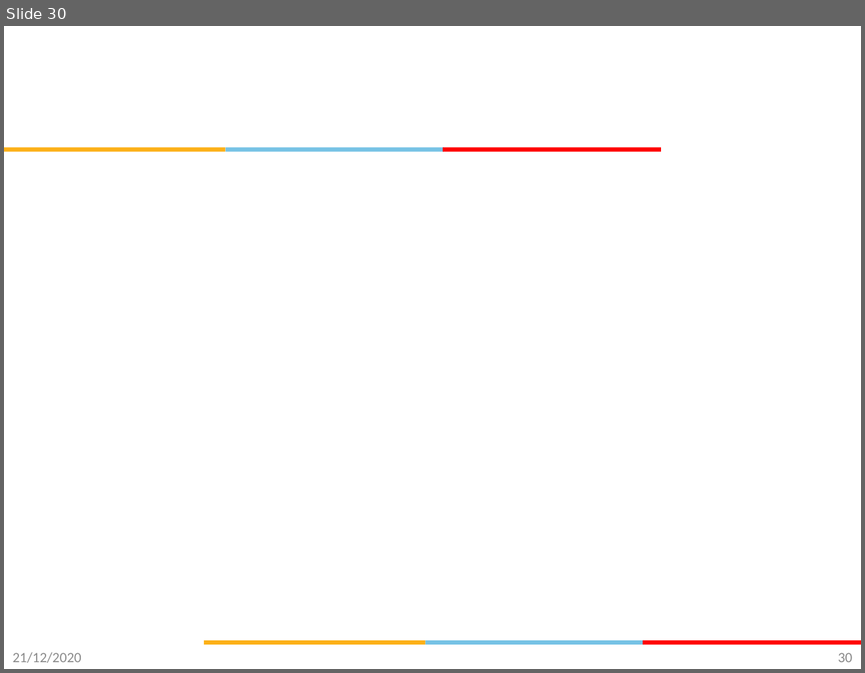
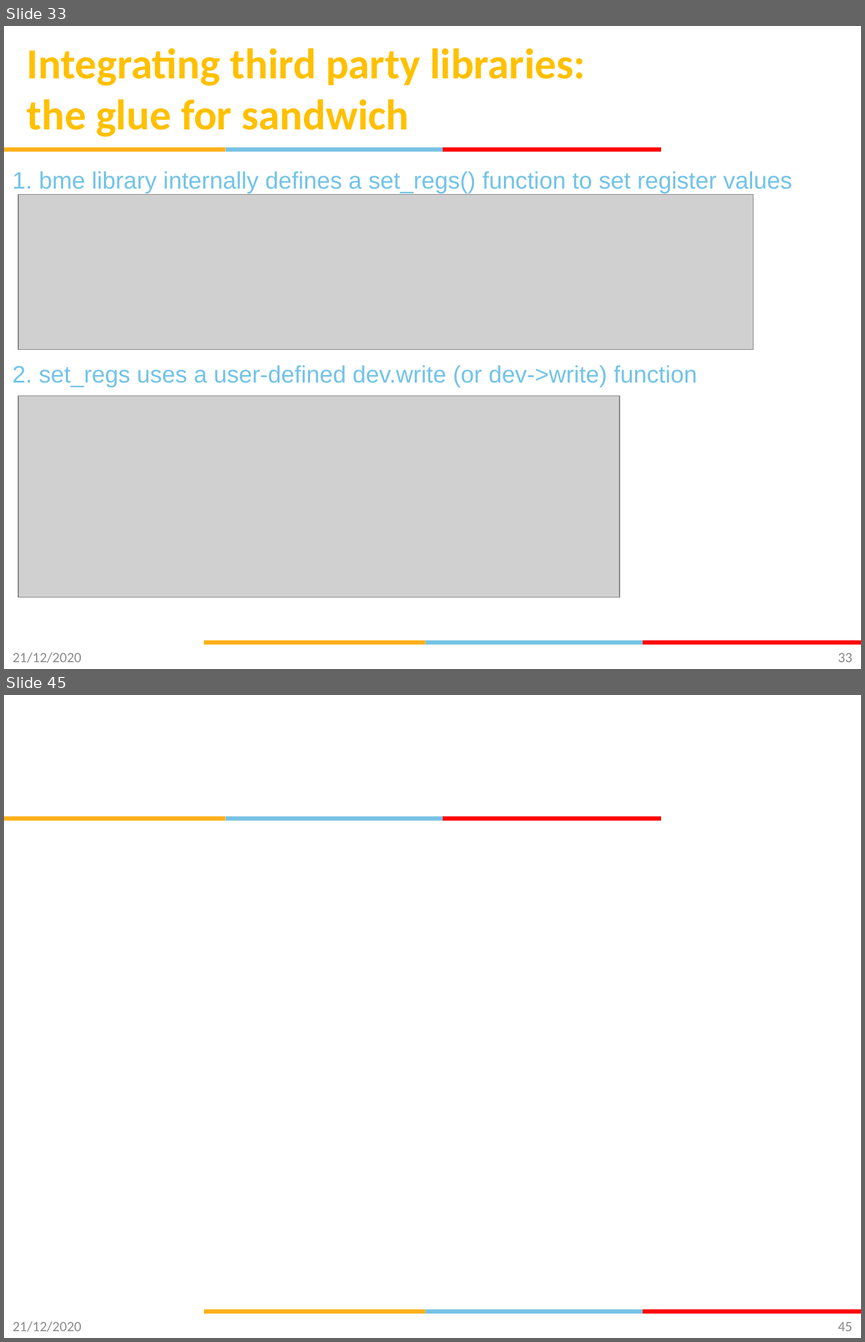
Before and after one commit to gsaurabhr-teaching/csg523-material, a slide deck: Lec-13-16-firmware-architecture.pptx. Shown one above the other, each under a label of ours: slide 30 before the commit, slides 33 and 45 after it; the slides between them are not shown. The pictures are 865x673 and 865x1342 pixels, drawn with LibreOffice and Linux fonts; fonts in the diff are those of the drawing; grey boxes stand for pictures; background and template pictures are left out. Boxes give left, top, right and bottom in pixels: in the first picture for what was removed or moved away, otherwise in the second. Text is boxed around its words. In the diff, an @@ line names an element or a change of style, - is before the commit and + after.

```diff
--- a/Lec-13-16-firmware-architecture.pptx
+++ b/Lec-13-16-firmware-architecture.pptx
@@ slide 33 added at (x1=4, y1=26, x2=861, y2=669), background #FFFFFF; not listed: 6 template elements that a slide beside it also shows @@
@@ title added at (x1=27, y1=48, x2=585, y2=137), 36 pt, text #FFC000, bold @@
+Integrating third party libraries:
+the glue for sandwich
@@ text added at (x1=12, y1=171, x2=792, y2=193), 20 pt, text #72C3E8 @@
+1. bme library internally defines a set_regs() function to set register values
@@ picture added at (x1=18, y1=194, x2=753, y2=349) @@
@@ text added at (x1=12, y1=365, x2=697, y2=387), 20 pt, text #72C3E8 @@
+2. set_regs uses a user-defined dev.write (or dev->write) function
@@ picture added at (x1=18, y1=395, x2=620, y2=597) @@
@@ text added at (x1=13, y1=652, x2=82, y2=662), 12 pt, text #8C8C8C @@
+21/12/2020
@@ page number added at (x1=838, y1=652, x2=852, y2=662), 12 pt, text #898989 @@
+33
@@ what was slide 30 is now slide 45 @@
@@ page number at (x1=838, y1=1321, x2=852, y2=1331): text changed @@
-30
+45
```
Also in this commit, not shown: 2 slides changed, 12 other slides added, 8 slides removed.
